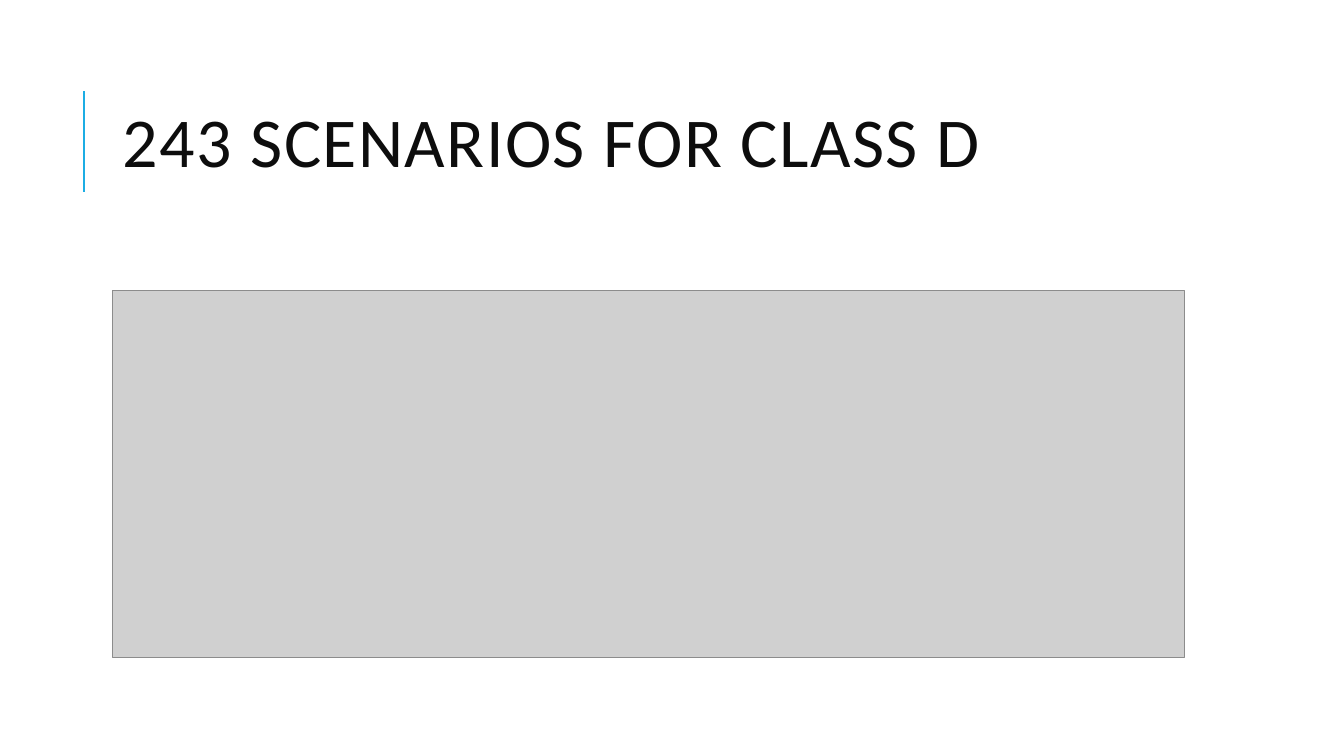
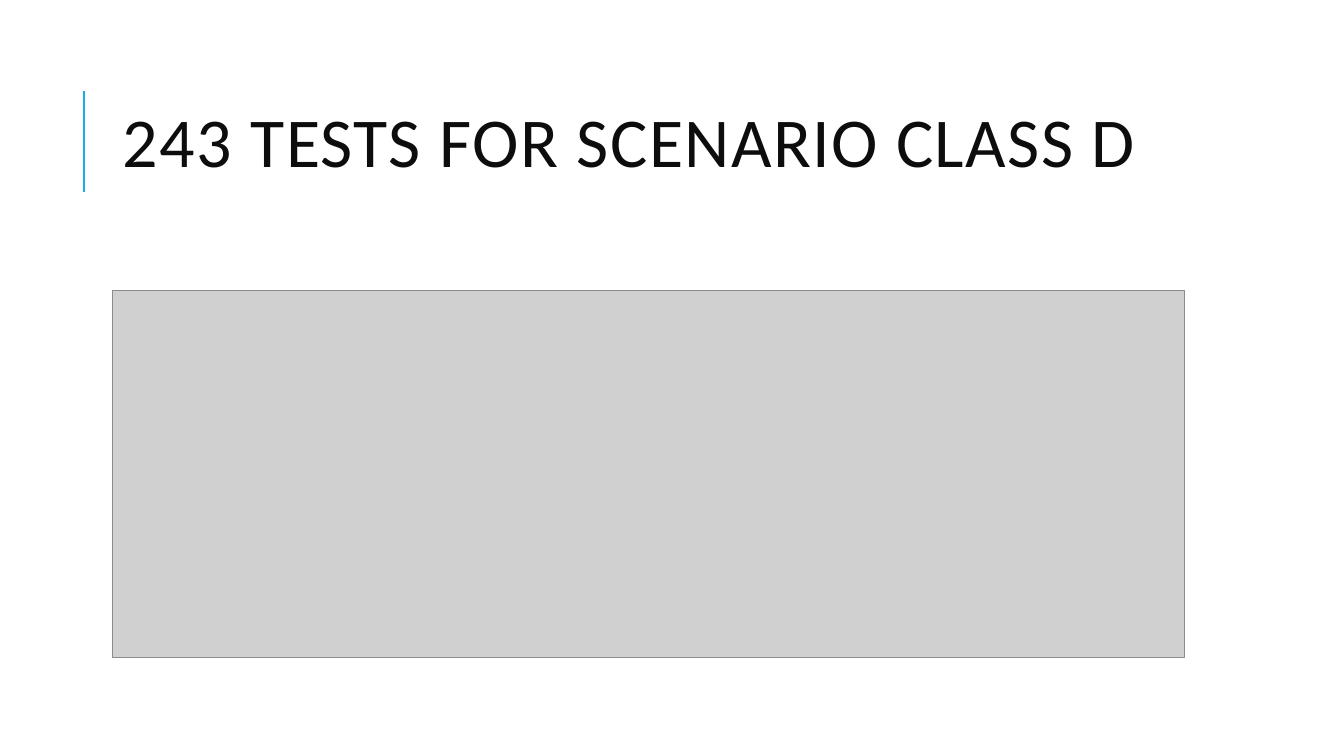
Before and after one commit to Swinburne-AV-Challenge-2021/Deliverable2, a slide deck: slide 17 of presentation/AVTest-Swinburne.pptx (slide 11 before the commit). Drawn at 1344x756 pixels with LibreOffice and Linux fonts; fonts in the diff are those of the drawing; grey boxes stand for pictures; background and template pictures are left out. Boxes give left, top, right and bottom in pixels: in the first picture for what was removed or moved away, otherwise in the second. Text is boxed around its words. In the diff, an @@ line names an element or a change of style, - is before the commit and + after.

```diff
--- a/presentation/AVTest-Swinburne.pptx
+++ b/presentation/AVTest-Swinburne.pptx
@@ title at bbox=[123, 121, 1135, 168]: text changed @@
-243 SCENARIOS FOR CLASS D
+243 TESTS FOR SCENARIO CLASS D
```
Also in this commit, not shown: 7 other slides changed, 8 slides added.
